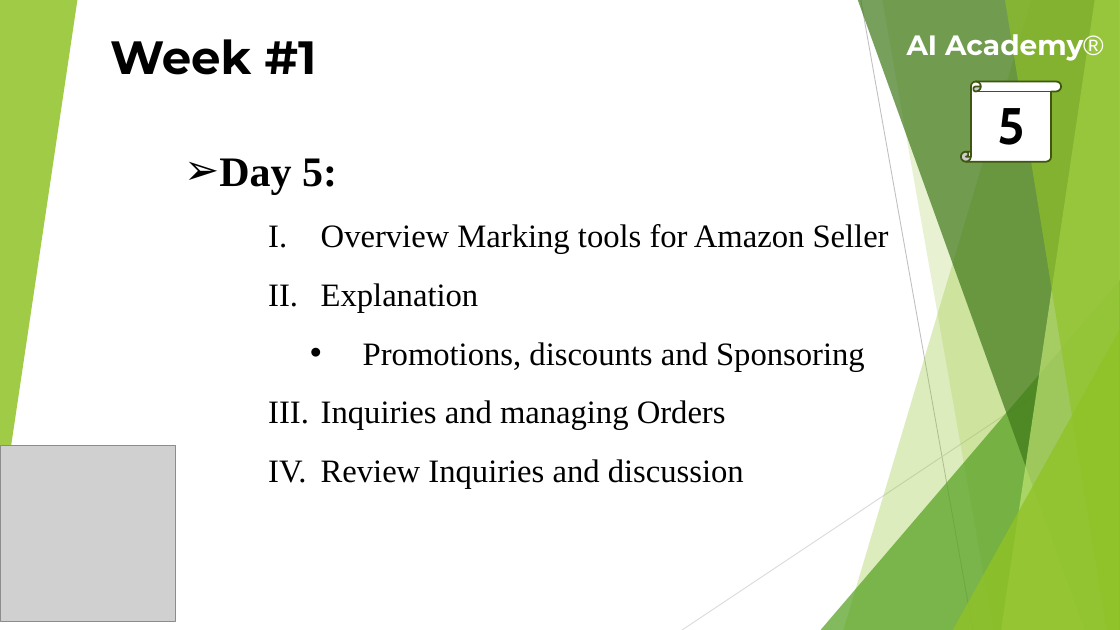
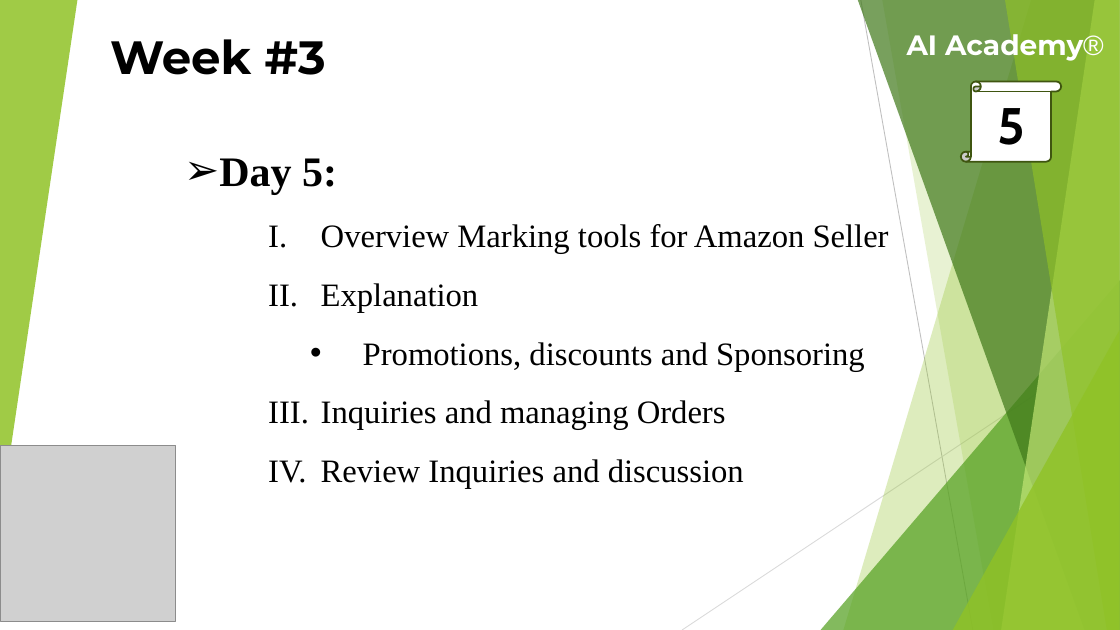
Before and after one commit to theaamirlatif/AI-Academy, a slide deck: slide 5 of eCommerce/Lectures/3rd Week Lecture.pptx. Drawn at 1120x630 pixels with LibreOffice and Linux fonts; fonts in the diff are those of the drawing; grey boxes stand for pictures. Boxes give left, top, right and bottom in pixels: in the first picture for what was removed or moved away, otherwise in the second. Text is boxed around its words. In the diff, an @@ line names an element or a change of style, - is before the commit and + after.

```diff
--- a/eCommerce/Lectures/3rd Week Lecture.pptx
+++ b/eCommerce/Lectures/3rd Week Lecture.pptx
@@ text at (110, 39, 326, 75): text changed @@
-Week #1
+Week #3
```
Also in this commit, not shown: 4 other slides changed, 11 other files.
